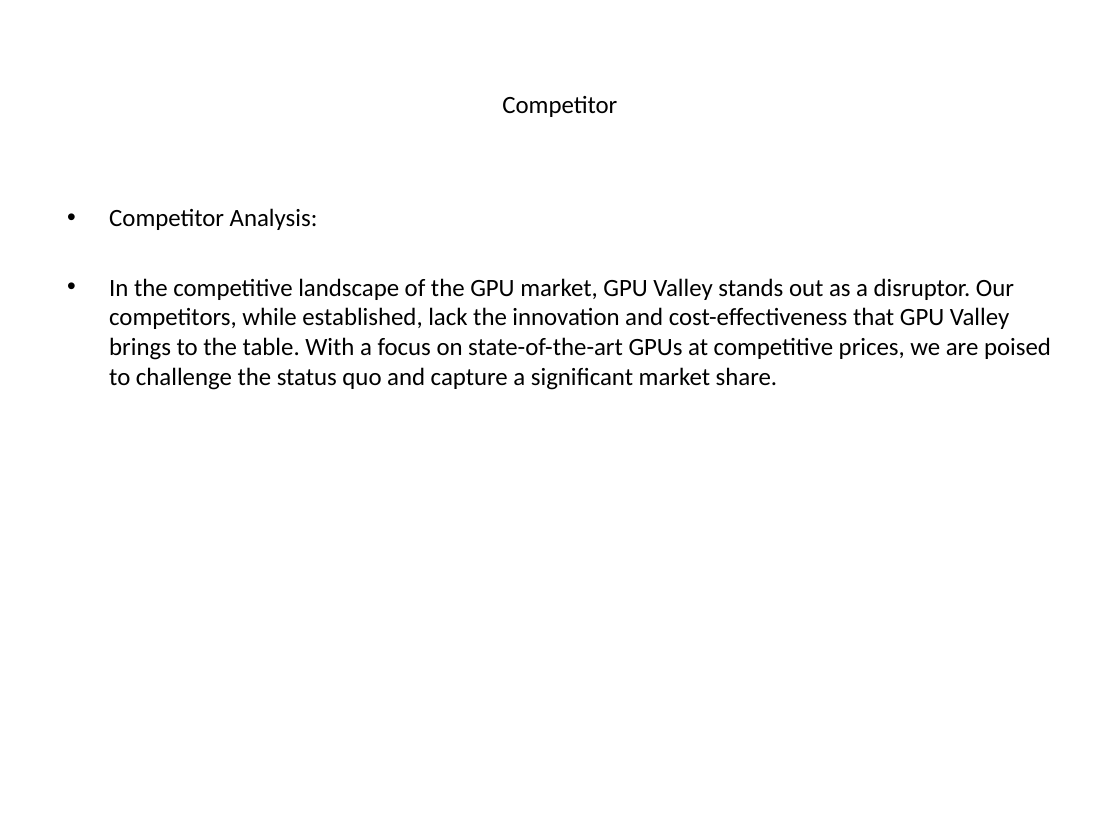
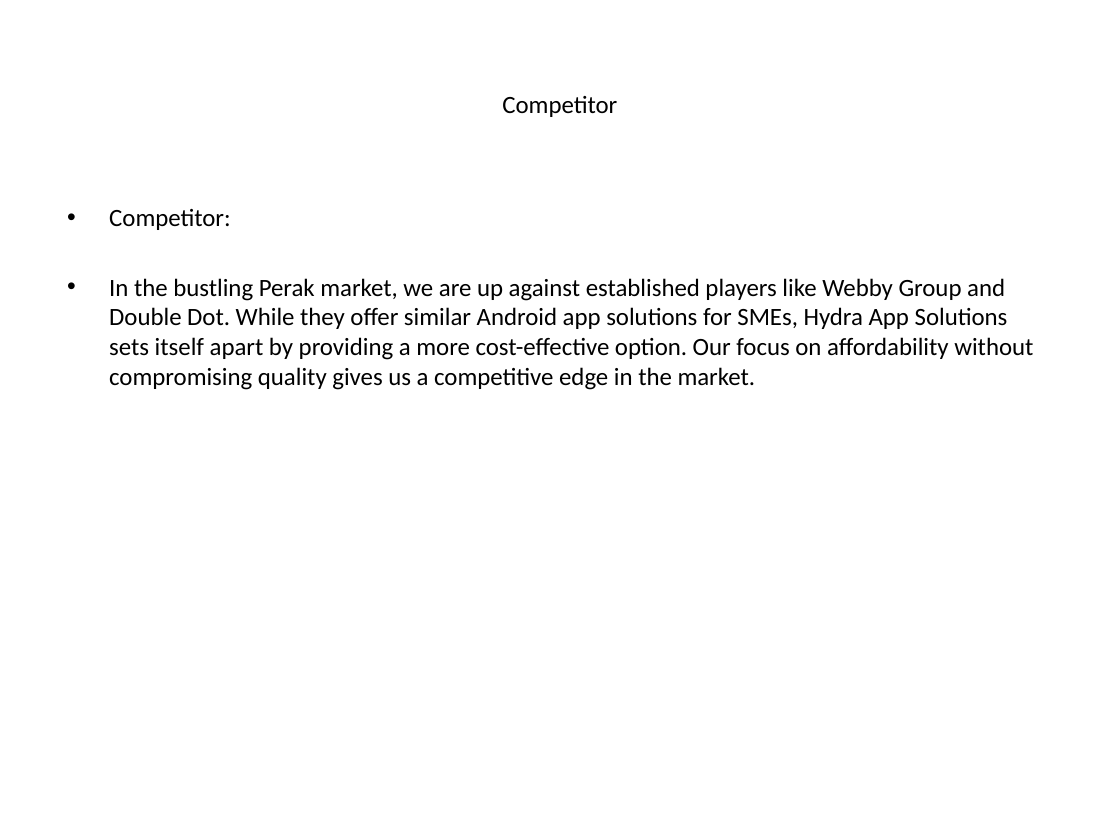
Before and after one commit to luhouyang/cantimagine, a slide deck: slide 4 of generated_ppt/_presentation.pptx. Drawn at 1120x840 pixels with LibreOffice and Linux fonts; fonts in the diff are those of the drawing. Boxes give left, top, right and bottom in pixels: in the first picture for what was removed or moved away, otherwise in the second. Text is boxed around its words. In the diff, an @@ line names an element or a change of style, - is before the commit and + after.

```diff
--- a/generated_ppt/_presentation.pptx
+++ b/generated_ppt/_presentation.pptx
@@ text at (x1=109, y1=209, x2=1033, y2=390): text changed @@
-• Competitor Analysis:
-• In the competitive landscape of the GPU market, GPU Valley stands out as a disruptor. Our competitors, while established, lack the innovation and cost-effectiveness that GPU Valley brings to the table. With a focus on state-of-the-art GPUs at competitive prices, we are poised to challenge the status quo and capture a significant market share.
+• Competitor:
+• In the bustling Perak market, we are up against established players like Webby Group and Double Dot. While they offer similar Android app solutions for SMEs, Hydra App Solutions sets itself apart by providing a more cost-effective option. Our focus on affordability without compromising quality gives us a competitive edge in the market.
```
Also in this commit, not shown: 4 other slides changed, 1 other file.
